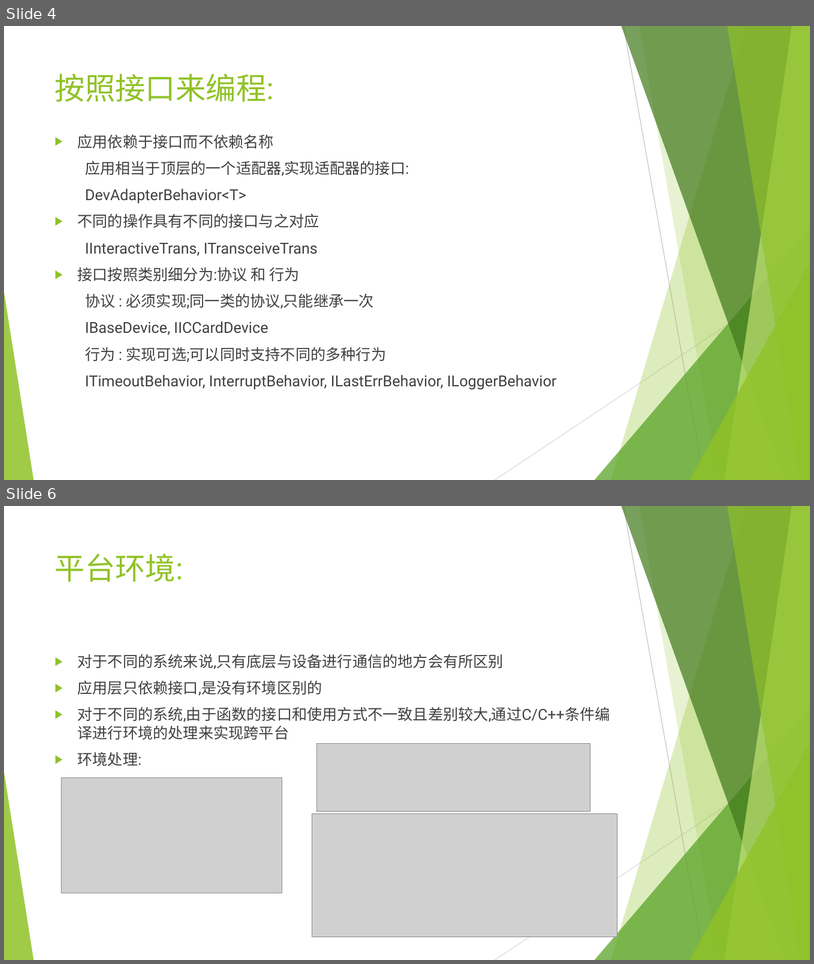
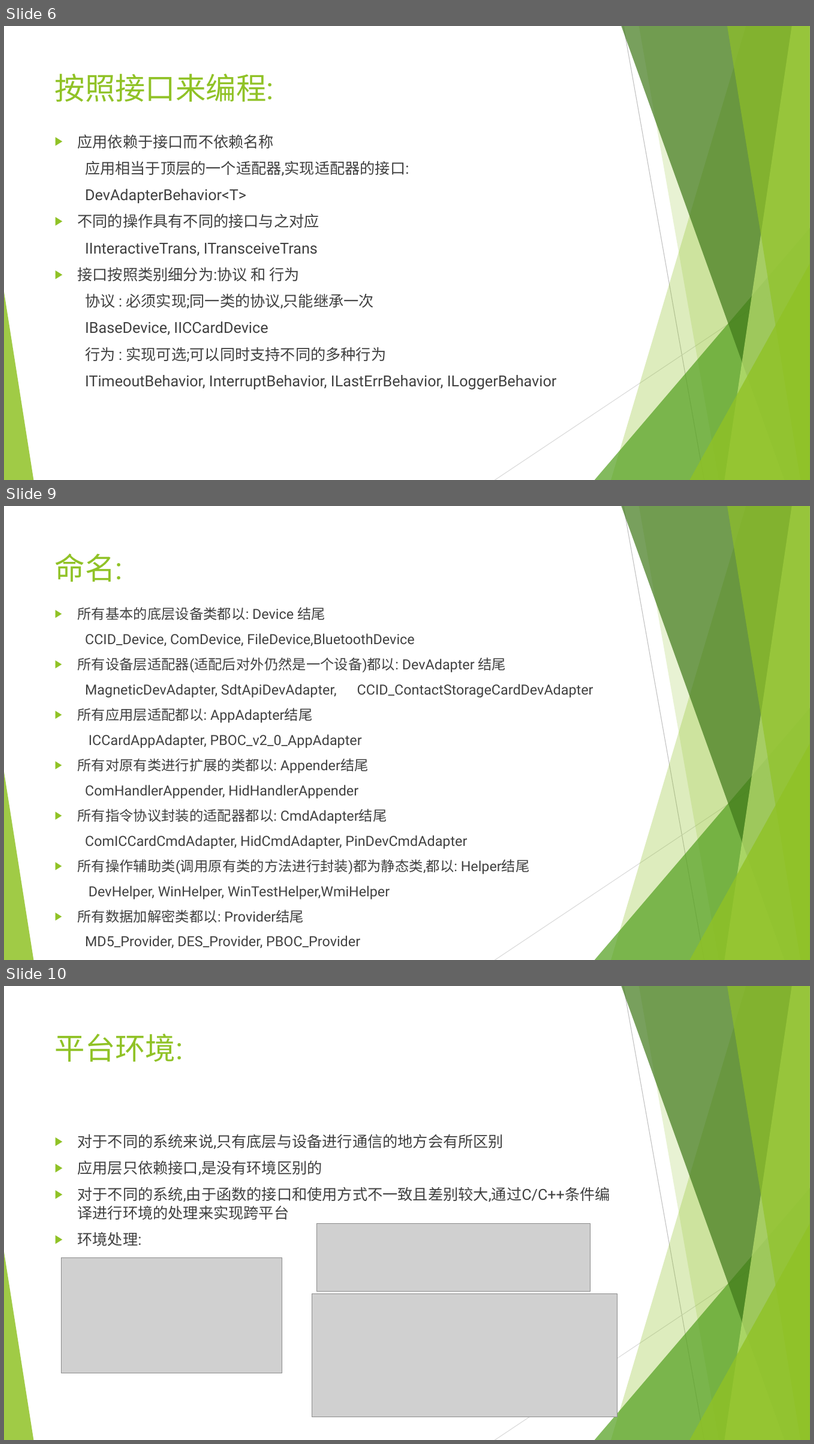
Before and after one commit to Zhyioo/libzhouyb, a slide deck: zhou_yb/about/PPT/第3章 框架结构.pptx. Shown one above the other, each under a label of ours: slides 4 and 6 before the commit, slides 6, 9 and 10 after it; the slides between them are not shown. The pictures are 814x964 and 814x1444 pixels, drawn with LibreOffice and Linux fonts; fonts in the diff are those of the drawing; grey boxes stand for pictures. Boxes give left, top, right and bottom in pixels: in the first picture for what was removed or moved away, otherwise in the second. Text is boxed around its words. In the diff, an @@ line names an element or a change of style, - is before the commit and + after.

```diff
--- a/zhou_yb/about/PPT/第3章 框架结构.pptx
+++ b/zhou_yb/about/PPT/第3章 框架结构.pptx
@@ slide 9 added at box(4, 506, 810, 960), background #FFFFFF; not listed: 10 template elements that a slide beside it also shows @@
@@ title added at box(55, 553, 123, 582), 36 pt, text #90C226 @@
+命名:
@@ text added at box(78, 607, 594, 922), 16.6 pt, text #404040 @@
+▶ 所有基本的底层设备类都以: Device 结尾
+CCID_Device, ComDevice, FileDevice,BluetoothDevice
+▶ 所有设备层适配器(适配后对外仍然是一个设备)都以: DevAdapter 结尾
+MagneticDevAdapter, SdtApiDevAdapter, CCID_ContactStorageCardDevAdapter
+▶ 所有应用层适配都以: AppAdapter结尾
+ICCardAppAdapter, PBOC_v2_0_AppAdapter
+▶ 所有对原有类进行扩展的类都以: Appender结尾
+ComHandlerAppender, HidHandlerAppender
+▶ 所有指令协议封装的适配器都以: CmdAdapter结尾
+ComICCardCmdAdapter, HidCmdAdapter, PinDevCmdAdapter
+▶ 所有操作辅助类(调用原有类的方法进行封装)都为静态类,都以: Helper结尾
+DevHelper, WinHelper, WinTestHelper,WmiHelper
+▶ 所有数据加解密类都以: Provider结尾
+MD5_Provider, DES_Provider, PBOC_Provider
@@ what was slide 4 is now slide 6 @@
@@ what was slide 6 is now slide 10 @@
```
Also in this commit, not shown: 2 slides changed, 3 other slides added, 2 other files.
